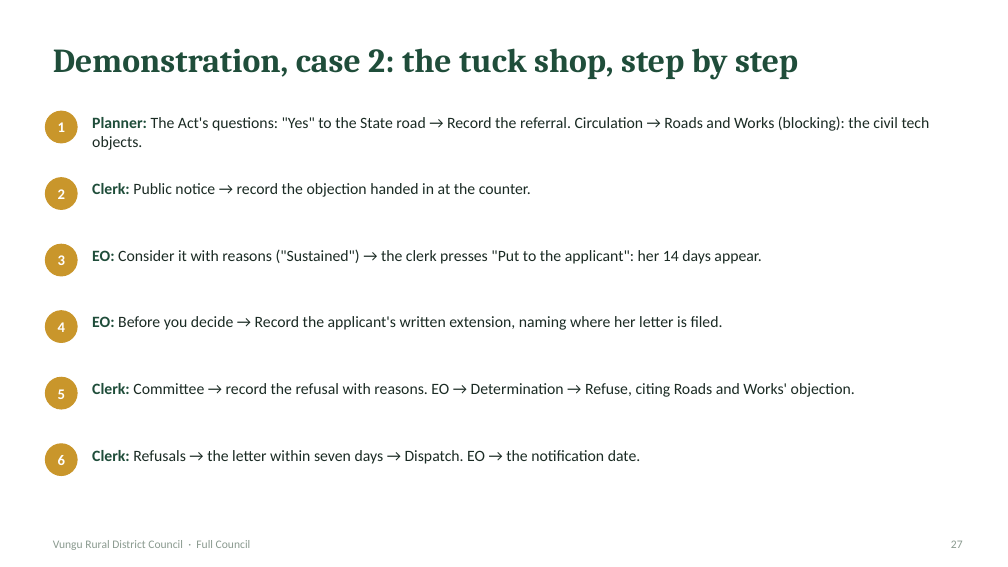
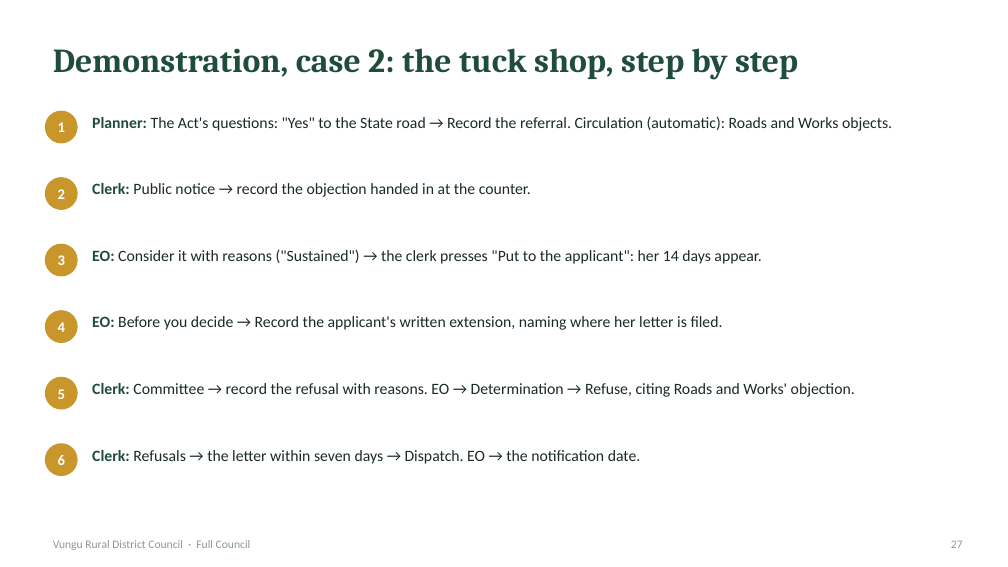
Before and after one commit to namz-lab/spartialiq, a slide deck: slide 27 of docs/presentations/Vungu Full Council - LAMIS planning showcase.pptx. Drawn at 1008x567 pixels with LibreOffice and Linux fonts; fonts in the diff are those of the drawing. Boxes give left, top, right and bottom in pixels: in the first picture for what was removed or moved away, otherwise in the second. Text is boxed around its words. In the diff, an @@ line names an element or a change of style, - is before the commit and + after.

```diff
--- a/docs/presentations/Vungu Full Council - LAMIS planning showcase.pptx
+++ b/docs/presentations/Vungu Full Council - LAMIS planning showcase.pptx
@@ text at bbox=[92, 116, 892, 131]: text changed @@
-Planner: The Act's questions: "Yes" to the State road → Record the referral. Circulation → Roads and Works (blocking): the civil tech objects.
+Planner: The Act's questions: "Yes" to the State road → Record the referral. Circulation (automatic): Roads and Works objects.
```
Also in this commit, not shown: 1 other slide changed, 44 other files.
